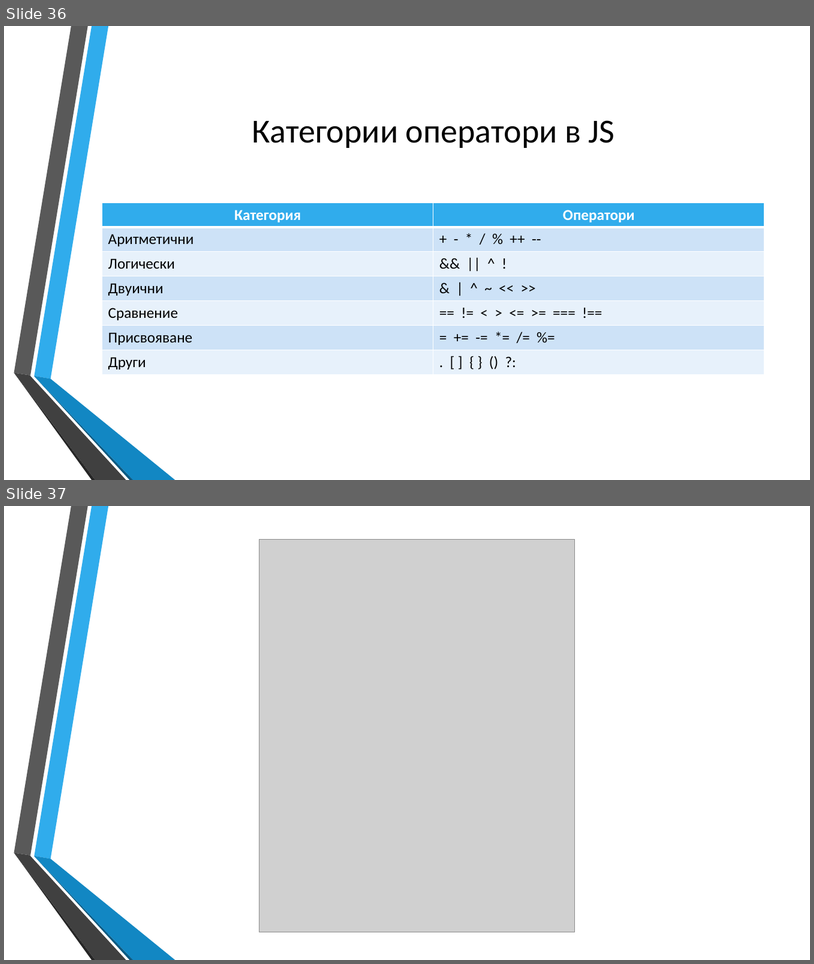
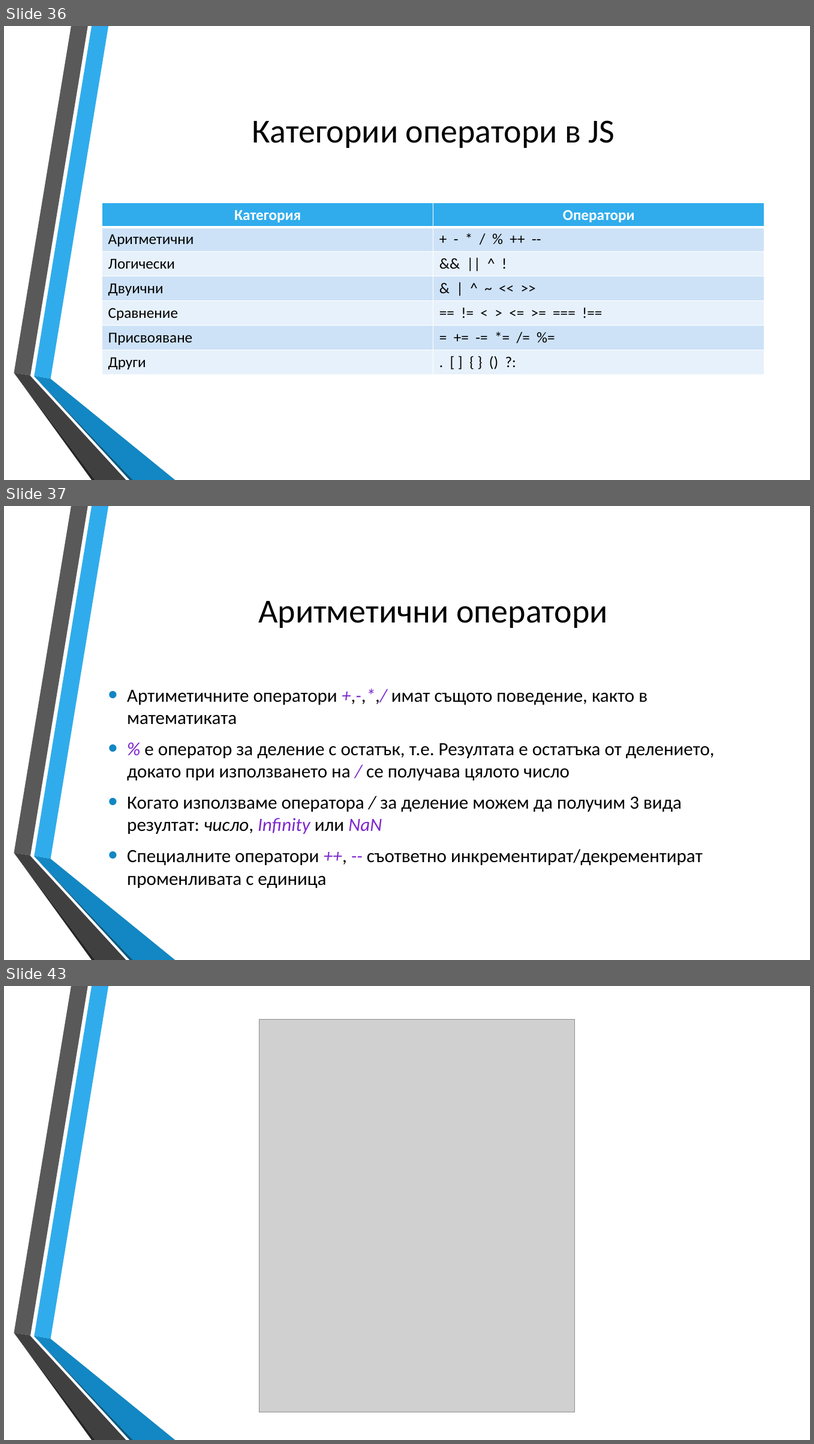
Before and after one commit to dnmitev/IT-Academy, a slide deck: JS Fundamentals/2.JS-Basics/JS-Basics.pptx. Shown one above the other, each under a label of ours: slides 36 and 37 before the commit, slides 36, 37 and 43 after it; the slides between them are not shown. The pictures are 814x964 and 814x1444 pixels, drawn with LibreOffice and Linux fonts; fonts in the diff are those of the drawing; grey boxes stand for pictures; background and template pictures are left out. Boxes give left, top, right and bottom in pixels: in the first picture for what was removed or moved away, otherwise in the second. Text is boxed around its words. In the diff, an @@ line names an element or a change of style, - is before the commit and + after.

```diff
--- a/JS Fundamentals/2.JS-Basics/JS-Basics.pptx
+++ b/JS Fundamentals/2.JS-Basics/JS-Basics.pptx
@@ slide 37 added at [4, 506, 810, 960], background picture (left out); not listed: 6 template elements that a slide beside it also shows @@
@@ title added at [259, 601, 608, 628], 40 pt, text #000000 @@
+Аритметични оператори
@@ text added at [127, 690, 715, 888], 22.2 pt, text #000000 @@
+• Артиметичните оператори +,-,*,/ имат същото поведение, както в математиката
+• % е оператор за деление с остатък, т.е. Резултата е остатъка от делението, докато при използването на / се получава цялото число
+• Когато използваме оператора / за деление можем да получим 3 вида резултат: число, Infinity или NaN
+• Специалните оператори ++, -- съответно инкрементират/декрементират променливата с единица
@@ what was slide 37 is now slide 43 @@
```
Also in this commit, not shown: 1 slide changed, 5 other slides added, 6 other files.
